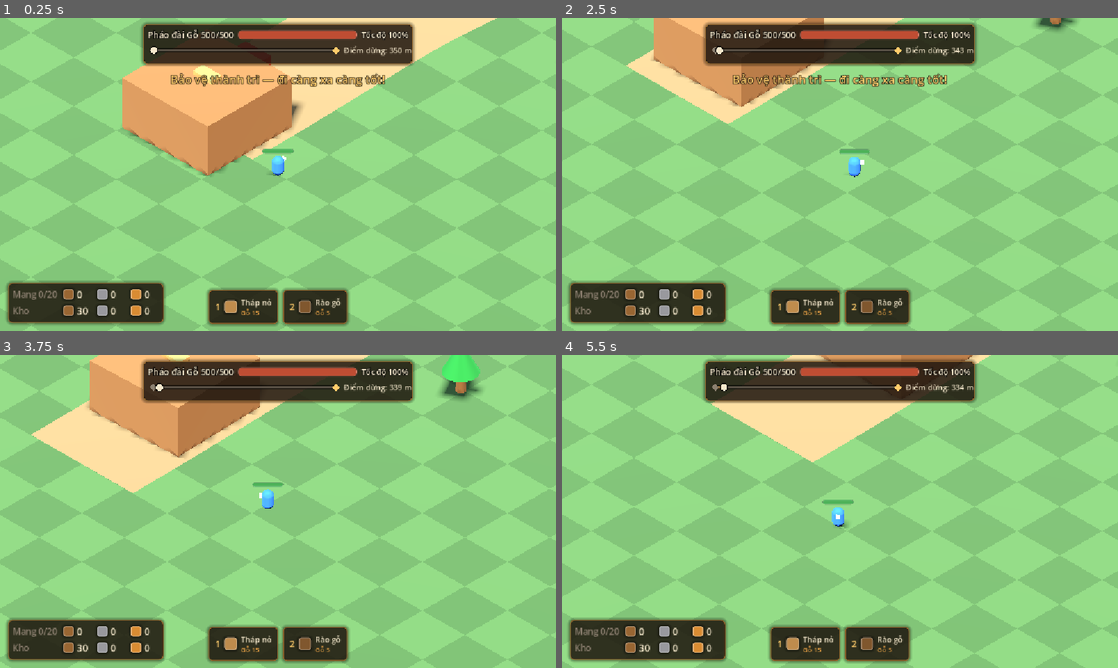
Above: before the commit, frames 1-4 (two rows, left to right).
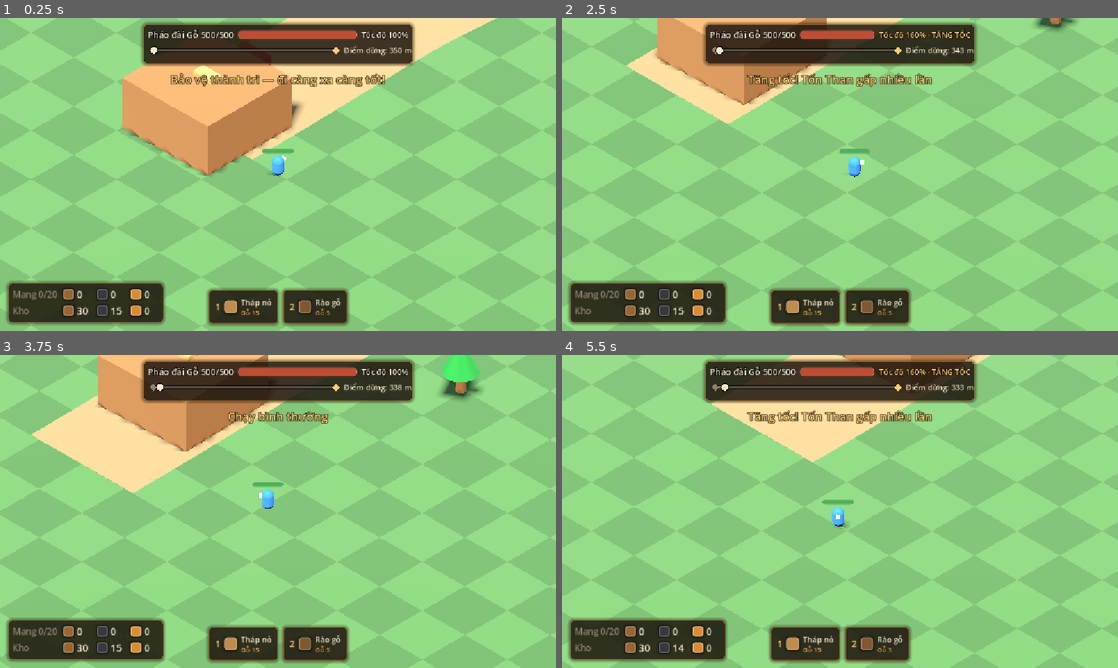
Above: after the commit, the same moments.

Repository: hieudeptrai196/thanhtri2
Game: Godot game, scene res://scenes/main.tscn
Two runs of this game, one before a commit and one after it. Both use one fixed random seed, a clock stepped at 60 frames per second and the inputs below.
Inputs (mouse positions are in pixels of both pictures, inside the frame that each line leads up to):
- Up to frame 1 (0.25 s): no input
- Up to frame 2 (2.5 s): tap Enter at 0.5 s; move the mouse to (962, 158) at 0.52 s; press the mouse at (962, 158) at 0.53 s; hold D (move_right) 0.53-1.28 s; tap Q (build) at 0.8, 1.35 s; move the mouse to (728, 190) at 1.27 s; release the mouse at (728, 190) at 1.28 s; hold S (move_down) 1.28-2.03 s; tap F (recover) at 1.55 s; move the mouse to (895, 105) at 2.02 s; hold D (move_right) from 2.03 s (still down); hold F (recover) from 2.03 s (still down); tap T at 2.3 s
- Up to frame 3 (3.75 s): move the mouse to (250, 574) at 2.77 s; release D (move_right) at 2.78 s; release F (recover) at 2.78 s; hold W (move_up) 2.78-3.53 s; tap T at 2.85 s; click (250, 574) at 3.05 s; move the mouse to (444, 558) at 3.52 s; press the mouse at (444, 558) at 3.53 s; hold A (move_left) from 3.53 s (still down)
- Up to frame 4 (5.5 s): tap Q (build) at 3.8, 4.35 s; move the mouse to (673, 464) at 4.27 s; release the mouse at (673, 464) at 4.28 s; tap F (recover) at 4.55 s; move the mouse to (867, 511) at 5.02 s; release A (move_left) at 5.03 s; hold S (move_down) from 5.03 s (still down); tap Shift (dash) at 5.1 s; click (867, 511) at 5.17 s; tap T at 5.3 s

The runs differ from the first frame. In frame 1, 0.2% of the frame differs, in the area x 17-22%, y 86-96%; in frame 2, 1.9%; in frame 3, 2.1%, in the area x 15-73%, y 0-96%; in frame 4, 1.5%.

Commit message:
M1.6a: Than làm nhiên liệu, tăng tốc, mỏ than; bỏ Đá
- ResourceType coal thay stone; mỏ than (coal_deposit) dọc đường
- Fortress tiêu Than: 0.125/s, tăng tốc ×1.6 tốc độ ở 0.6/s, hết Than chạy 35%; không tiêu khi dừng
- Bật/tắt tăng tốc bằng T / D-pad lên (PlayerInput), quyền ở Match; HUD hiện TĂNG TỐC / HẾT THAN
- Kho bắt đầu 30 Gỗ + 15 Than; thân Đá trả Gỗ 20 + Đồng 6
- Test 68/68 (test_fuel.gd)

Co-Authored-By: Claude Opus 5.5 <noreply@anthropic.com>

Diff:
--- a/combat/melee_weapon.gd
+++ b/combat/melee_weapon.gd
@@ -11,7 +11,7 @@
 @export var cooldown: float = 0.5
 ## Full width of the swing arc.
 @export_range(10.0, 360.0) var arc_degrees: float = 120.0
-## Hurtboxes on these layers are always preferred over others (enemies over trees and rocks).
+## Hurtboxes on these layers are always preferred over others (enemies over trees and coal deposits).
 @export_flags_3d_physics var priority_layers: int = 4
 ## How strongly the preferred direction outweighs distance when picking a target.
 @export var aim_weight: float = 3.0
--- a/fortress/fortress.gd
+++ b/fortress/fortress.gd
@@ -1,6 +1,7 @@
 class_name Fortress
 extends AnimatableBody3D
-## The moving citadel. Slows down as it loses health; repaired with resources from its storage;
+## The moving citadel. Burns coal from its storage to move (overdrive burns more for speed; with no
+## coal it crawls) and slows down as it loses health; repaired with resources from its storage;
 ## upgraded through its body material tier. Starts with some resources in its storage.
 ## Defends itself a little: a weak crossbow on top hits enemies right at its walls, and thorns hurt
 ## whatever strikes it. Holding the line is still the job of field structures and players.
@@ -10,6 +11,8 @@
 	preload("res://fortress/tiers/wood.tres"),
 	preload("res://fortress/tiers/stone.tres"),
 ]
+
+enum SpeedMode { MARCH, OVERDRIVE, OUT_OF_FUEL }
 
 ## Speed fraction at 0 HP, so the fortress never stops completely.
 @export_range(0.0, 1.0, 0.05) var min_speed_ratio: float = 0.4
@@ -21,7 +24,14 @@
 ## Damage reflected to an enemy each time it hits the fortress.
 @export var thorns_damage: float = 3.0
 ## Put into the storage at the start of a run, keyed by ResourceType.id.
-@export var starting_resources: Dictionary = {&"wood": 30}
+@export var starting_resources: Dictionary = {&"wood": 30, &"coal": 15}
+@export var fuel_resource: ResourceType
+## Fuel units burned per second while marching / in overdrive.
+@export var fuel_per_second: float = 0.125
+@export var overdrive_fuel_per_second: float = 0.6
+## Speed multipliers per mode (combined with the health multiplier).
+@export var overdrive_speed: float = 1.6
+@export var out_of_fuel_speed: float = 0.35
 
 @onready var health: HealthComponent = $Health
 @onready var follower: RouteFollower = $RouteFollower
@@ -32,12 +42,17 @@
 @onready var _body_mesh: MeshInstance3D = $Body
 
 var tier_index: int = 0
+## Players toggle this; it only applies while there is fuel.
+var overdrive: bool = false
+var speed_mode: SpeedMode = SpeedMode.MARCH
 
 var _repair_cooldown: float = 0.0
+## Fuel burned but not yet taken out of storage (whole units are taken).
+var _fuel_owed: float = 0.0
 
 
 func _ready() -> void:
-	health.health_changed.connect(_on_health_changed)
+	health.health_changed.connect(func(_current: float, _maximum: float) -> void: _update_speed())
 	_apply_tier(TIERS[tier_index])
 	storage.add_all(starting_resources)
 	_hurtbox.hit_taken.connect(_on_hit_taken)
@@ -45,6 +60,43 @@
 
 func _physics_process(delta: float) -> void:
 	_repair_cooldown = maxf(_repair_cooldown - delta, 0.0)
+	_burn_fuel(delta)
+	_update_speed()
+
+
+func fuel_left() -> int:
+	return storage.get_amount(fuel_resource.id)
+
+
+## Seconds of marching left at the current burn rate.
+func fuel_seconds_left() -> float:
+	var rate := overdrive_fuel_per_second if overdrive else fuel_per_second
+	return (fuel_left() - _fuel_owed) / rate
+
+
+func _burn_fuel(delta: float) -> void:
+	if follower.is_stopped:
+		return
+	_fuel_owed += (overdrive_fuel_per_second if overdrive else fuel_per_second) * delta
+	while _fuel_owed >= 1.0 and storage.spend({fuel_resource.id: 1}):
+		_fuel_owed -= 1.0
+	# Out of fuel once a whole unit is owed and none is left; refuelling clears it next tick.
+	if _fuel_owed >= 1.0:
+		speed_mode = SpeedMode.OUT_OF_FUEL
+		_fuel_owed = 1.0
+	else:
+		speed_mode = SpeedMode.OVERDRIVE if overdrive else SpeedMode.MARCH
+
+
+func _update_speed() -> void:
+	var health_factor := lerpf(min_speed_ratio, 1.0, health.get_ratio())
+	var mode_factor := 1.0
+	match speed_mode:
+		SpeedMode.OVERDRIVE:
+			mode_factor = overdrive_speed
+		SpeedMode.OUT_OF_FUEL:
+			mode_factor = out_of_fuel_speed
+	follower.speed_multiplier = health_factor * mode_factor
 
 
 func get_tier() -> FortressTier:
@@ -88,7 +140,3 @@
 	var attacker_hurtbox := source.get_node_or_null(^"Hurtbox") as Hurtbox
 	if attacker_hurtbox:
 		attacker_hurtbox.take_hit(thorns_damage, self)
-
-
-func _on_health_changed(current: float, maximum: float) -> void:
-	follower.speed_multiplier = lerpf(min_speed_ratio, 1.0, current / maximum)
--- a/fortress/fortress.tscn
+++ b/fortress/fortress.tscn
@@ -8,6 +8,7 @@
 [ext_resource type="Script" path="res://fortress/service_zone.gd" id="6_zone"]
 [ext_resource type="Resource" path="res://resources/types/wood.tres" id="7_wood"]
 [ext_resource type="PackedScene" path="res://combat/auto_shooter.tscn" id="8_shooter"]
+[ext_resource type="Resource" path="res://resources/types/coal.tres" id="9_coal"]
 
 [sub_resource type="BoxShape3D" id="BoxShape3D_body"]
 size = Vector3(10, 5, 10)
@@ -42,6 +43,7 @@
 [node name="Fortress" type="AnimatableBody3D"]
 script = ExtResource("2_fortress")
 repair_resource = ExtResource("7_wood")
+fuel_resource = ExtResource("9_coal")
 
 [node name="Collision" type="CollisionShape3D" parent="."]
 transform = Transform3D(1, 0, 0, 0, 1, 0, 0, 0, 1, 0, 2.5, 0)
--- a/fortress/tiers/stone.tres
+++ b/fortress/tiers/stone.tres
@@ -9,6 +9,6 @@
 max_health = 800.0
 color = Color(0.58, 0.58, 0.6, 1)
 cost = {
-&"stone": 10,
-&"wood": 5
+&"bronze": 6,
+&"wood": 20
 }
--- a/match/match.gd
+++ b/match/match.gd
@@ -51,6 +51,7 @@
 	_follower.departed.connect(_on_departed)
 	_fortress.health.died.connect(_finish)
 	_warrior.input.ready_requested.connect(_on_ready_requested)
+	_warrior.input.overdrive_requested.connect(request_overdrive)
 	_warrior.health.died.connect(_on_warrior_died)
 	_spawner.enemy_dropped.connect(_on_enemy_dropped, CONNECT_DEFERRED)
 	_upgrade_panel.setup(_fortress)
@@ -153,6 +154,14 @@
 	return true
 
 
+## Any player may toggle the fortress overdrive; in multiplayer the server applies it.
+func request_overdrive() -> void:
+	if result != Result.NONE:
+		return
+	_fortress.overdrive = not _fortress.overdrive
+	_hud.show_toast(tr("Tăng tốc! Tốn Than gấp nhiều lần") if _fortress.overdrive else tr("Chạy bình thường"))
+
+
 func restart() -> void:
 	get_tree().paused = false
 	get_tree().reload_current_scene()
--- a/player/player_input.gd
+++ b/player/player_input.gd
@@ -4,11 +4,15 @@
 ## so intent can later come from the network instead.
 
 signal ready_requested
+## The player toggles the fortress overdrive (T / D-pad up).
+signal overdrive_requested
 
 ## Number keys that pick a structure; key 1 = StructureTypes.ALL[0], ...
 const BUILD_KEYS: Array[Key] = [KEY_1, KEY_2, KEY_3, KEY_4]
 ## How far in front of the player the build ghost sits when aiming with a stick.
 const STICK_GHOST_DISTANCE := 3.5
+const OVERDRIVE_KEY := KEY_T
+const OVERDRIVE_BUTTON := JOY_BUTTON_DPAD_UP
 
 ## World-space direction on the ground plane, length 0..1.
 var move_direction: Vector3 = Vector3.ZERO
@@ -43,12 +47,17 @@
 func _input(event: InputEvent) -> void:
 	if event is InputEventJoypadButton or (event is InputEventJoypadMotion and absf(event.axis_value) > 0.3):
 		_using_gamepad = true
+		if event is InputEventJoypadButton and event.pressed and event.button_index == OVERDRIVE_BUTTON:
+			overdrive_requested.emit()
 	elif event is InputEventMouseMotion or event is InputEventMouseButton or event is InputEventKey:
 		_using_gamepad = false
 
 
 func _unhandled_key_input(event: InputEvent) -> void:
 	if event is InputEventKey and event.pressed and not event.echo:
+		if event.physical_keycode == OVERDRIVE_KEY:
+			overdrive_requested.emit()
+			return
 		var index := BUILD_KEYS.find(event.physical_keycode)
 		if index != -1:
 			_pending_select = index
--- a/player/warrior.gd
+++ b/player/warrior.gd
@@ -1,7 +1,7 @@
 class_name Warrior
 extends CharacterBody3D
 ## On-foot warrior. Moves and dashes according to its PlayerInput intent; the basic attack is
-## automatic (enemies first, then trees/rocks), with the aim direction only prioritising targets.
+## automatic (enemies first, then trees/coal deposits), with the aim direction only prioritising targets.
 ## Can carry one folded structure: slower, no attacks while carrying (or while hammering).
 
 ## Metres per second.
--- a/resources/rock.tscn
+++ b/resources/coal_deposit.tscn
@@ -1,7 +1,7 @@
 [gd_scene format=3]
 
 [ext_resource type="Script" path="res://resources/resource_node.gd" id="1_node"]
-[ext_resource type="Resource" path="res://resources/types/stone.tres" id="2_stone"]
+[ext_resource type="Resource" path="res://resources/types/coal.tres" id="2_coal"]
 [ext_resource type="Script" path="res://combat/hurtbox.gd" id="3_hurtbox"]
 
 [sub_resource type="BoxShape3D" id="BoxShape3D_rock"]
@@ -11,15 +11,15 @@
 size = Vector3(2.8, 2, 2.8)
 
 [sub_resource type="StandardMaterial3D" id="StandardMaterial3D_rock"]
-albedo_color = Color(0.55, 0.55, 0.58, 1)
+albedo_color = Color(0.2, 0.2, 0.23, 1)
 
 [sub_resource type="BoxMesh" id="BoxMesh_rock"]
 material = SubResource("StandardMaterial3D_rock")
 size = Vector3(2.2, 1.6, 2.2)
 
-[node name="Rock" type="StaticBody3D"]
+[node name="CoalDeposit" type="StaticBody3D"]
 script = ExtResource("1_node")
-resource_type = ExtResource("2_stone")
+resource_type = ExtResource("2_coal")
 
 [node name="Collision" type="CollisionShape3D" parent="."]
 transform = Transform3D(1, 0, 0, 0, 1, 0, 0, 0, 1, 0, 0.8, 0)
--- a/resources/inventory.gd
+++ b/resources/inventory.gd
@@ -1,7 +1,7 @@
 class_name Inventory
 extends Node
 ## Resource amounts keyed by ResourceType.id, with an optional total capacity.
-## Contents/costs elsewhere use the same shape: { &"wood": 3, &"stone": 1 }.
+## Contents/costs elsewhere use the same shape: { &"wood": 3, &"coal": 1 }.
 
 signal changed
 
--- a/resources/resource_node.gd
+++ b/resources/resource_node.gd
@@ -1,6 +1,6 @@
 class_name ResourceNode
 extends StaticBody3D
-## A tree, rock, ... Each weapon hit gives one unit to the attacker's inventory until depleted.
+## A tree, coal deposit, ... Each weapon hit gives one unit to the attacker's inventory until depleted.
 
 @export var resource_type: ResourceType
 @export var amount: int = 5
--- a/resources/resource_types.gd
+++ b/resources/resource_types.gd
@@ -3,7 +3,7 @@
 
 const ALL: Array[ResourceType] = [
 	preload("res://resources/types/wood.tres"),
-	preload("res://resources/types/stone.tres"),
+	preload("res://resources/types/coal.tres"),
 	preload("res://resources/types/bronze.tres"),
 ]
 
--- a/resources/types/stone.tres
+++ b/resources/types/coal.tres
@@ -4,6 +4,6 @@
 
 [resource]
 script = ExtResource("1_type")
-id = &"stone"
-display_name = "Đá"
-color = Color(0.6, 0.6, 0.62, 1)
+id = &"coal"
+display_name = "Than"
+color = Color(0.22, 0.22, 0.25, 1)
--- a/structures/structure_network.gd
+++ b/structures/structure_network.gd
@@ -10,7 +10,7 @@
 @export var service_radius: float = 12.0
 ## Structures must keep this far from the road centre (the fortress needs the road).
 @export var road_half_width: float = 8.0
-## Physics layers that block placement (trees, rocks, fortress, other structures).
+## Physics layers that block placement (trees, coal deposits, fortress, other structures).
 @export_flags_3d_physics var blocking_layers: int = 1
 
 var _fortress: Node3D
--- a/tests/game_test.gd
+++ b/tests/game_test.gd
@@ -7,7 +7,7 @@
 const MAIN_SCENE := preload("res://scenes/main.tscn")
 const DUMMY_SCENE := preload("res://combat/training_dummy.tscn")
 const TREE_SCENE := preload("res://resources/tree.tscn")
-const ROCK_SCENE := preload("res://resources/rock.tscn")
+const COAL_SCENE := preload("res://resources/coal_deposit.tscn")
 const AIM_ACTIONS: Array[StringName] = [&"aim_left", &"aim_right", &"aim_up", &"aim_down"]
 
 var tree: SceneTree
@@ -95,7 +95,7 @@
 	return not is_instance_valid(target)
 
 
-## A tree or rock placed by the test, so it does not depend on the random road layout.
+## A tree or coal deposit placed by the test, so it does not depend on the random road layout.
 func spawn_resource(match_node: Node, scene: PackedScene, at: Vector3) -> ResourceNode:
 	var node: ResourceNode = scene.instantiate()
 	match_node.add_child(node)
--- /dev/null
+++ b/tests/test_fuel.gd
@@ -0,0 +1,65 @@
+extends GameTest
+
+
+func test_marching_burns_coal_slowly() -> void:
+	var m := await start_match()
+	var fortress: Fortress = m.get_node("Fortress")
+	fortress.storage.add(&"coal", 5)
+	await seconds(16.2)
+	check(fortress.storage.get_amount(&"coal") == 3, "about 0.125 coal per second (2 in 16 s), left %d" % fortress.storage.get_amount(&"coal"))
+	check(fortress.speed_mode == Fortress.SpeedMode.MARCH, "still marching")
+
+
+func test_overdrive_is_faster_and_burns_more() -> void:
+	var m := await start_match()
+	var fortress: Fortress = m.get_node("Fortress")
+	fortress.storage.add(&"coal", 10)
+	m.request_overdrive()
+	await frames(2)
+	check(fortress.speed_mode == Fortress.SpeedMode.OVERDRIVE, "overdrive on")
+	check_near(fortress.follower.speed_multiplier, fortress.overdrive_speed, 0.001, "overdrive speed")
+	var start := fortress.follower.distance
+	await seconds(5.0)
+	check_near(fortress.follower.distance - start, 5.0 * fortress.follower.base_speed * fortress.overdrive_speed, 0.3, "distance in 5 s of overdrive")
+	check(fortress.storage.get_amount(&"coal") == 7, "about 0.6 coal per second (3 in 5 s), left %d" % fortress.storage.get_amount(&"coal"))
+	m.request_overdrive()
+	await frames(2)
+	check(fortress.speed_mode == Fortress.SpeedMode.MARCH, "toggling again returns to marching")
+
+
+func test_out_of_coal_crawls_until_refuelled() -> void:
+	var m := await start_match()
+	var fortress: Fortress = m.get_node("Fortress")
+	m.request_overdrive()
+	await seconds(2.5)
+	check(fortress.speed_mode == Fortress.SpeedMode.OUT_OF_FUEL, "an empty storage runs out of fuel")
+	check_near(fortress.follower.speed_multiplier, fortress.out_of_fuel_speed, 0.001, "crawls without coal, even in overdrive")
+	fortress.storage.add(&"coal", 3)
+	await frames(2)
+	check(fortress.speed_mode == Fortress.SpeedMode.OVERDRIVE, "coal brings it back")
+
+
+func test_no_coal_burned_while_stopped() -> void:
+	var m := await start_match()
+	var fortress: Fortress = m.get_node("Fortress")
+	fortress.storage.add(&"coal", 50)
+	fortress.follower.base_speed = 300.0
+	for i in 300:
+		await frames(1)
+		if fortress.follower.is_stopped:
+			break
+	var at_stop := fortress.storage.get_amount(&"coal")
+	await seconds(10.0)
+	check(fortress.storage.get_amount(&"coal") == at_stop, "a stopped fortress burns nothing")
+
+
+func test_t_key_toggles_overdrive() -> void:
+	var m := await start_match()
+	var fortress: Fortress = m.get_node("Fortress")
+	fortress.storage.add(&"coal", 10)
+	var key := InputEventKey.new()
+	key.physical_keycode = KEY_T
+	key.pressed = true
+	Input.parse_input_event(key)
+	await frames(2)
+	check(fortress.overdrive, "T turns overdrive on")
--- a/tests/test_match_flow.gd
+++ b/tests/test_match_flow.gd
@@ -72,8 +72,8 @@
 	warrior.inventory.add(&"wood", 4)
 	check(hud._carried[0].type.id == &"wood" and hud._carried[0]._amount.text == "4", "carried wood shows 4")
 	check(hud._carried_label.text.contains("4/20"), "carried total shows 4/20")
-	fortress.storage.add(&"stone", 7)
-	check(hud._stored[1]._amount.text == "7", "stored stone shows 7")
+	fortress.storage.add(&"coal", 7)
+	check(hud._stored[1]._amount.text == "7", "stored coal shows 7")
 
 
 func test_hud_hints_repair_and_shows_respawn() -> void:
--- a/tests/test_resources.gd
+++ b/tests/test_resources.gd
@@ -10,26 +10,26 @@
 	check(await attack_until_freed(warrior, tree_node), "tree is used up")
 	check(warrior.inventory.get_amount(&"wood") == 5, "tree gives 5 wood, got %d" % warrior.inventory.get_amount(&"wood"))
 
-	var rock := spawn_resource(m, ROCK_SCENE, Vector3(-40, 0, 40))
-	warrior.global_position = rock.global_position + Vector3(2.0, 0.1, 0)
-	check(await attack_until_freed(warrior, rock), "rock is used up")
-	check(warrior.inventory.get_amount(&"stone") == 5, "rock gives 5 stone")
+	var deposit := spawn_resource(m, COAL_SCENE, Vector3(-40, 0, 40))
+	warrior.global_position = deposit.global_position + Vector3(2.0, 0.1, 0)
+	check(await attack_until_freed(warrior, deposit), "coal deposit is used up")
+	check(warrior.inventory.get_amount(&"coal") == 5, "deposit gives 5 coal")
 
 
 func test_full_inventory_takes_nothing_more() -> void:
 	var m := await start_match()
 	m.get_node("Fortress").follower.base_speed = 0.0
 	var warrior: Warrior = m.get_node("Warrior")
-	var rock := spawn_resource(m, ROCK_SCENE, Vector3(-40, 0, 40))
-	warrior.global_position = rock.global_position + Vector3(2.0, 0.1, 0)
+	var deposit := spawn_resource(m, COAL_SCENE, Vector3(-40, 0, 40))
+	warrior.global_position = deposit.global_position + Vector3(2.0, 0.1, 0)
 	await frames(2)  # leave the fortress service zone first, or it deposits what we add
 	warrior.inventory.add(&"wood", warrior.inventory.capacity - 1)
-	aim_at(warrior, rock.global_position)
+	aim_at(warrior, deposit.global_position)
 	Input.action_press(&"attack")
 	await seconds(1.2)
 	Input.action_release(&"attack")
 	check(warrior.inventory.total() == warrior.inventory.capacity, "fills up to capacity")
-	check(rock.amount == 4, "rock only loses what was carried away, left=%d" % rock.amount)
+	check(deposit.amount == 4, "deposit only loses what was carried away, left=%d" % deposit.amount)
 
 
 func test_deposit_and_repair_at_fortress() -> void:
@@ -40,11 +40,11 @@
 	warrior.global_position = Vector3(40, 0.1, 0)
 	await frames(2)
 	warrior.inventory.add(&"wood", 3)
-	warrior.inventory.add(&"stone", 2)
+	warrior.inventory.add(&"coal", 2)
 	warrior.global_position = fortress.global_position + Vector3(7, 0.1, 0)
 	await frames(3)
 	check(warrior.inventory.total() == 0, "player drops everything off")
-	check(fortress.storage.amounts == {&"wood": 3, &"stone": 2}, "storage gets it, got %s" % fortress.storage.amounts)
+	check(fortress.storage.amounts == {&"wood": 3, &"coal": 2}, "storage gets it, got %s" % fortress.storage.amounts)
 
 	fortress.health.apply_damage(100.0)
 	Input.action_press(&"interact")
@@ -52,7 +52,7 @@
 	Input.action_release(&"interact")
 	check(fortress.health.current == 430.0, "3 wood repair 30 health, got %.0f" % fortress.health.current)
 	check(fortress.storage.get_amount(&"wood") == 0, "repair spends the wood")
-	check(fortress.storage.get_amount(&"stone") == 2, "repair leaves other resources")
+	check(fortress.storage.get_amount(&"coal") == 2, "repair leaves other resources")
 
 
 func test_death_drops_carried_resources_for_recovery() -> void:
@@ -61,7 +61,7 @@
 	var warrior: Warrior = m.get_node("Warrior")
 	warrior.global_position = Vector3(40, 0.1, 0)
 	await frames(2)
-	var carried := {&"wood": 4, &"stone": 2, &"bronze": 1}
+	var carried := {&"wood": 4, &"coal": 2, &"bronze": 1}
 	warrior.inventory.add_all(carried)
 	warrior.health.apply_damage(1000.0)
 	await frames(2)
--- a/tests/test_route.gd
+++ b/tests/test_route.gd
@@ -88,7 +88,7 @@
 			check(absf(at - nearest) >= content.bomb_stop_margin, "bomb %.0f m is away from stops" % at)
 		else:
 			markers += 1
-	check(trees > 20 and rocks > 5, "trees and rocks along 1.2 km: %d trees, %d rocks" % [trees, rocks])
+	check(trees > 20 and rocks > 5, "trees and coal deposits along 1.2 km: %d trees, %d deposits" % [trees, rocks])
 	check(markers == 3, "stop markers at 350/700/1050 m, got %d" % markers)
 	var expected_strips := ceili(route.generated_to() / route.segment_length)
 	check(absi(strips - expected_strips) <= 1, "one road strip per segment: %d strips, ~%d segments" % [strips, expected_strips])
--- a/tests/test_structures.gd
+++ b/tests/test_structures.gd
@@ -16,6 +16,7 @@
 func test_run_starts_with_wood_in_storage() -> void:
 	var m := await start_match(1, false, true)
 	check(m.get_node("Fortress").storage.get_amount(&"wood") == 30, "storage starts with 30 wood")
+	check(m.get_node("Fortress").storage.get_amount(&"coal") == 15, "and 15 coal")
 
 
 func test_placing_makes_a_free_blueprint_and_obeys_rules() -> void:
--- a/tests/test_upgrades.gd
+++ b/tests/test_upgrades.gd
@@ -17,29 +17,29 @@
 func test_tier_upgrade_only_at_stop_and_keeps_damage() -> void:
 	var m := await start_match()
 	var fortress: Fortress = m.get_node("Fortress")
-	fortress.storage.add_all({&"stone": 20, &"wood": 10})
+	fortress.storage.add_all({&"bronze": 10, &"wood": 30})
 	check(not m.request_tier_upgrade(), "no upgrades while moving")
 
 	m = await _match_at_stop()
 	fortress = m.get_node("Fortress")
-	fortress.storage.add_all({&"stone": 12, &"wood": 6})
+	fortress.storage.add_all({&"bronze": 8, &"wood": 21})
 	fortress.health.apply_damage(100.0)
 	var health_before := fortress.health.current  # also includes the bomb on the way
 	check(m.request_tier_upgrade(), "upgrade succeeds at the stop")
 	check(fortress.get_tier().id == &"stone", "body is now stone")
 	check(fortress.health.max_health == 800.0, "stone max health")
 	check(fortress.health.current == health_before + 300.0, "damage taken is kept, got %.0f" % fortress.health.current)
-	check(fortress.storage.amounts == {&"stone": 2, &"wood": 1}, "cost spent, left %s" % fortress.storage.amounts)
+	check(fortress.storage.amounts == {&"bronze": 2, &"wood": 1}, "cost spent, left %s" % fortress.storage.amounts)
 	check(not m.request_tier_upgrade(), "no tier above stone yet")
 
 
 func test_tier_upgrade_needs_full_cost() -> void:
 	var m := await _match_at_stop()
 	var fortress: Fortress = m.get_node("Fortress")
-	fortress.storage.add_all({&"stone": 9, &"wood": 5})
-	check(not m.request_tier_upgrade(), "one stone short fails")
+	fortress.storage.add_all({&"bronze": 5, &"wood": 20})
+	check(not m.request_tier_upgrade(), "one bronze short fails")
 	check(fortress.get_tier().id == &"wood", "still wood")
-	check(fortress.storage.amounts == {&"stone": 9, &"wood": 5}, "nothing spent on failure")
+	check(fortress.storage.amounts == {&"bronze": 5, &"wood": 20}, "nothing spent on failure")
 
 
 func test_panel_shows_at_stop_and_upgrades_body() -> void:
--- a/ui/hud.gd
+++ b/ui/hud.gd
@@ -81,7 +81,14 @@
 func _process(_delta: float) -> void:
 	if _fortress == null:
 		return
-	_speed_label.text = tr("Tốc độ %d%%") % roundi(_fortress.follower.speed_multiplier * 100.0)
+	var speed_text := tr("Tốc độ %d%%") % roundi(_fortress.follower.speed_multiplier * 100.0)
+	match _fortress.speed_mode:
+		Fortress.SpeedMode.OVERDRIVE:
+			speed_text += tr(" · TĂNG TỐC")
+		Fortress.SpeedMode.OUT_OF_FUEL:
+			speed_text += tr(" · HẾT THAN")
+	_speed_label.text = speed_text
+	_speed_label.add_theme_color_override("font_color", Color(1.0, 0.45, 0.3) if _fortress.speed_mode == Fortress.SpeedMode.OUT_OF_FUEL else (UiStyle.BRONZE_BRIGHT if _fortress.overdrive else UiStyle.PARCHMENT))
 	_update_warrior_bar()
 	_update_prompt()
 
--- a/world/route_content.gd
+++ b/world/route_content.gd
@@ -1,13 +1,13 @@
 class_name RouteContent
 extends Node3D
-## Places the visible road strip, trees, rocks, hidden bombs and stop markers along each new road
+## Places the visible road strip, trees, coal deposits, hidden bombs and stop markers along each new road
 ## segment, and frees them once they fall far behind the fortress. Uses its own seeded RNG so the same seed always
 ## gives the same layout, independent of gameplay timing.
 
 signal bomb_exploded(at: Vector3)
 
 const TREE_SCENE := preload("res://resources/tree.tscn")
-const ROCK_SCENE := preload("res://resources/rock.tscn")
+const COAL_SCENE := preload("res://resources/coal_deposit.tscn")
 const BOMB_SCENE := preload("res://world/hidden_bomb.tscn")
 const STOP_MARKER_SCENE := preload("res://world/stop_marker.tscn")
 
@@ -15,12 +15,12 @@
 @export var clear_start: float = 30.0
 ## Content this far behind the fortress is freed.
 @export var despawn_behind: float = 90.0
-## Half the road width that stays free of trees and rocks.
+## Half the road width that stays free of trees and coal deposits.
 @export var road_half_width: float = 8.0
 @export var trees_per_segment: Vector2i = Vector2i(0, 2)
 @export var tree_band: Vector2 = Vector2(9.0, 22.0)
-@export_range(0.0, 1.0) var rock_chance: float = 0.3
-@export var rock_band: Vector2 = Vector2(20.0, 40.0)
+@export_range(0.0, 1.0) var coal_chance: float = 0.3
+@export var coal_band: Vector2 = Vector2(20.0, 40.0)
 ## Chance per segment; ~1 bomb every 300 m at 20 m segments.
 @export_range(0.0, 1.0) var bomb_chance: float = 0.07
 ## Bombs keep this far from stops (both sides).
@@ -89,8 +89,8 @@
 	var start := maxf(from_distance, clear_start)
 	for i in _rng.randi_range(trees_per_segment.x, trees_per_segment.y):
 		_place(TREE_SCENE.instantiate(), _rng.randf_range(start, to_distance), _random_side(tree_band))
-	if _rng.randf() < rock_chance:
-		_place(ROCK_SCENE.instantiate(), _rng.randf_range(start, to_distance), _random_side(rock_band))
+	if _rng.randf() < coal_chance:
+		_place(COAL_SCENE.instantiate(), _rng.randf_range(start, to_distance), _random_side(coal_band))
 	if _rng.randf() < bomb_chance:
 		var at := _rng.randf_range(start, to_distance)
 		if not _near_stop(at):
Not shown, added: tests/test_fuel.gd.uid
Not shown, changed: CLAUDE.md
Not shown, changed: docs/PROGRESS.md
